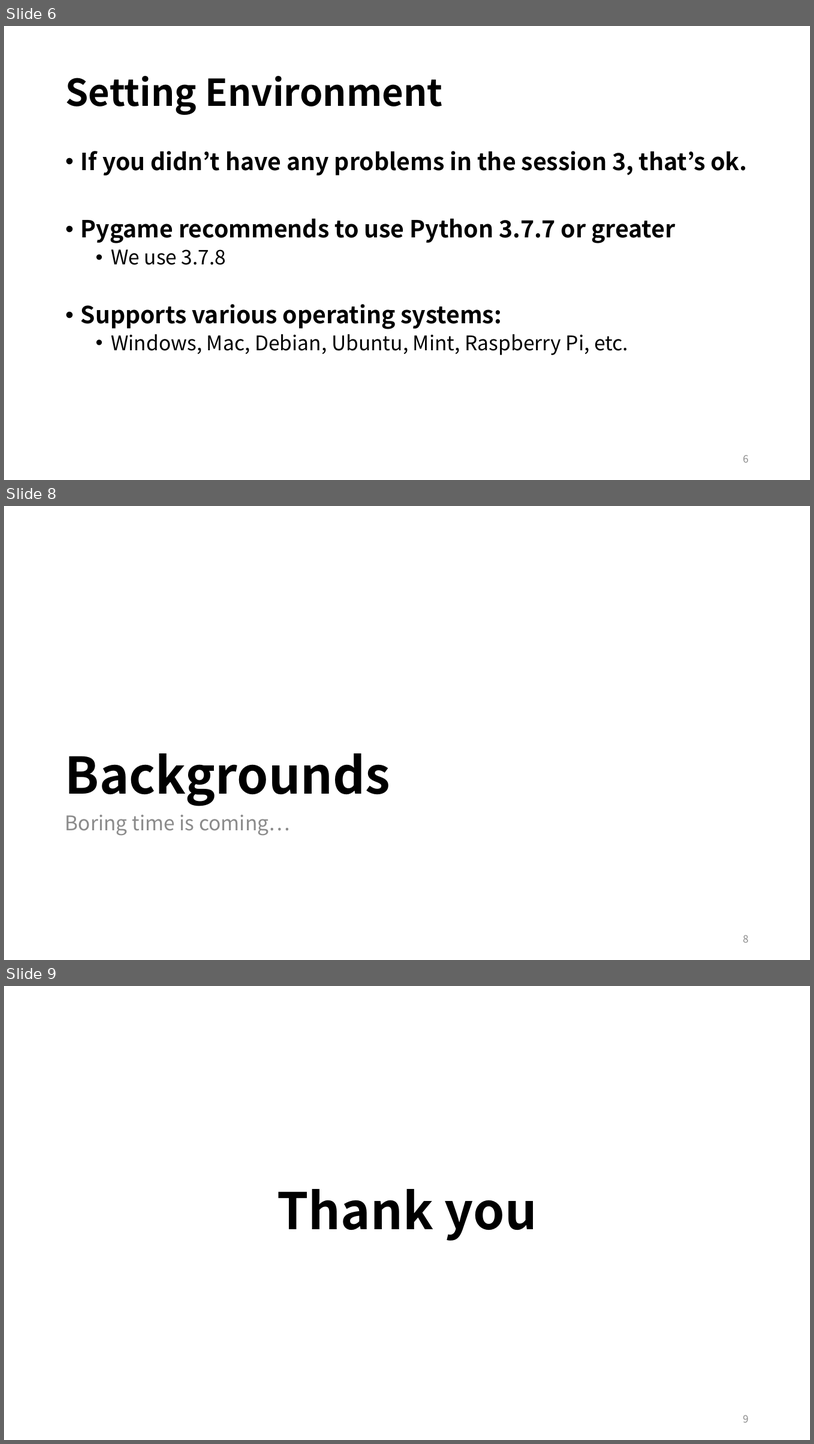
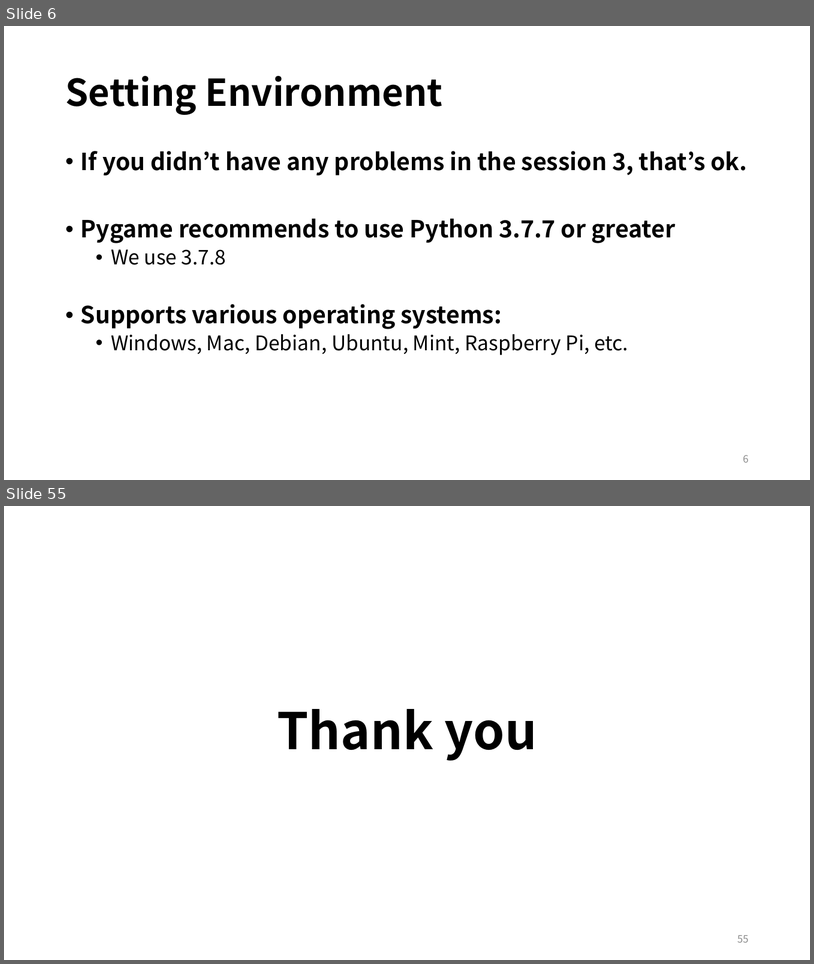
Before and after one commit to EunSeong-Park/EunSeong-Park.github.io, a slide deck: contents/2020_ITinerary/assets/session_4/preclass.pptx. Shown one above the other, each under a label of ours: slides 6, 8 and 9 before the commit, slides 6 and 55 after it; the slides between them are not shown. The pictures are 814x1444 and 814x964 pixels, drawn with LibreOffice and Linux fonts; fonts in the diff are those of the drawing. Boxes give left, top, right and bottom in pixels: in the first picture for what was removed or moved away, otherwise in the second. Text is boxed around its words. In the diff, an @@ line names an element or a change of style, - is before the commit and + after.

```diff
--- a/contents/2020_ITinerary/assets/session_4/preclass.pptx
+++ b/contents/2020_ITinerary/assets/session_4/preclass.pptx
@@ slide 8 removed at <box>4,506,810,960</box>, background #FFFFFF @@
@@ title removed at <box>65,753,390,806</box> @@
-Backgrounds
@@ text removed at <box>65,814,290,835</box> @@
-Boring time is coming…
@@ page number removed at <box>743,934,749,942</box> @@
-8
@@ what was slide 9 is now slide 55 @@
@@ page number at <box>738,935,749,942</box>: text changed @@
-9
+55
```
Also in this commit, not shown: 1 slide changed, 47 slides added, 6 other files.
